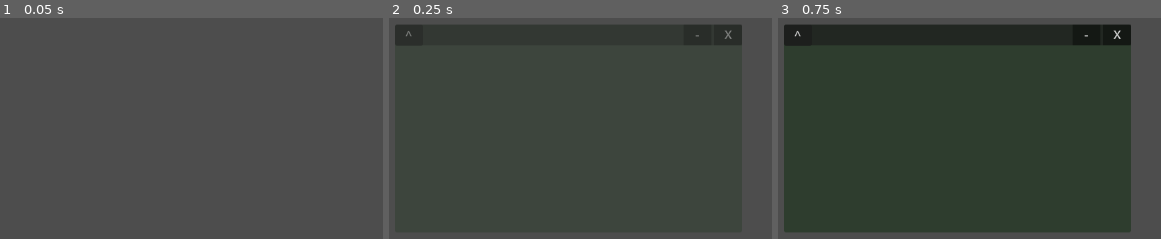
Above: before the commit, frames 1-3 (left to right).
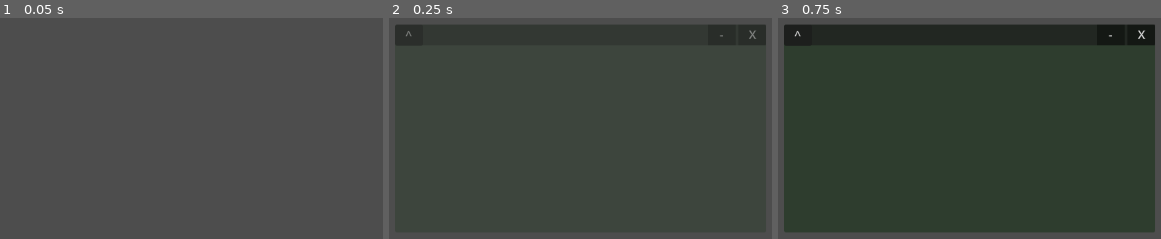
Above: after the commit, the same moments.

Repository: popcar2/GodotOS
Game: Godot game, scene res://Scenes/Window/File Manager/file_manager_window.tscn
The game is run twice, just before and just after one commit, with the same random seed, the same clock (stepped at 60 frames per second) and the same inputs. This scene is started directly instead of the project's main scene.
Inputs (mouse positions are in pixels of both pictures, inside the frame that each line leads up to):
- Up to frame 1 (0.05 s): no input
- Up to frame 2 (0.25 s): no input
- Up to frame 3 (0.75 s): tap Enter (ui_accept) at 0.5 s; drag from (958, 128) to (1038, 29) at 0.52 s

Frame 1 is identical in both runs. In frame 2, 0.6% of the frame differs, in the area x 80-99%, y 3-13%; in frame 3, 5.9%, in the area x 79-99%, y 3-97%.

Commit message:
Minor change: extend file manager window to allow one more column to show

Diff:
--- a/Scenes/Window/File Manager/file_manager_window.tscn
+++ b/Scenes/Window/File Manager/file_manager_window.tscn
@@ -18,6 +18,7 @@
 corner_detail = 5
 
 [node name="Window" instance=ExtResource("1_xona8")]
+offset_right = 285.0
 theme = SubResource("Theme_nruh0")
 theme_override_styles/panel = SubResource("StyleBoxFlat_8j66m")
 
